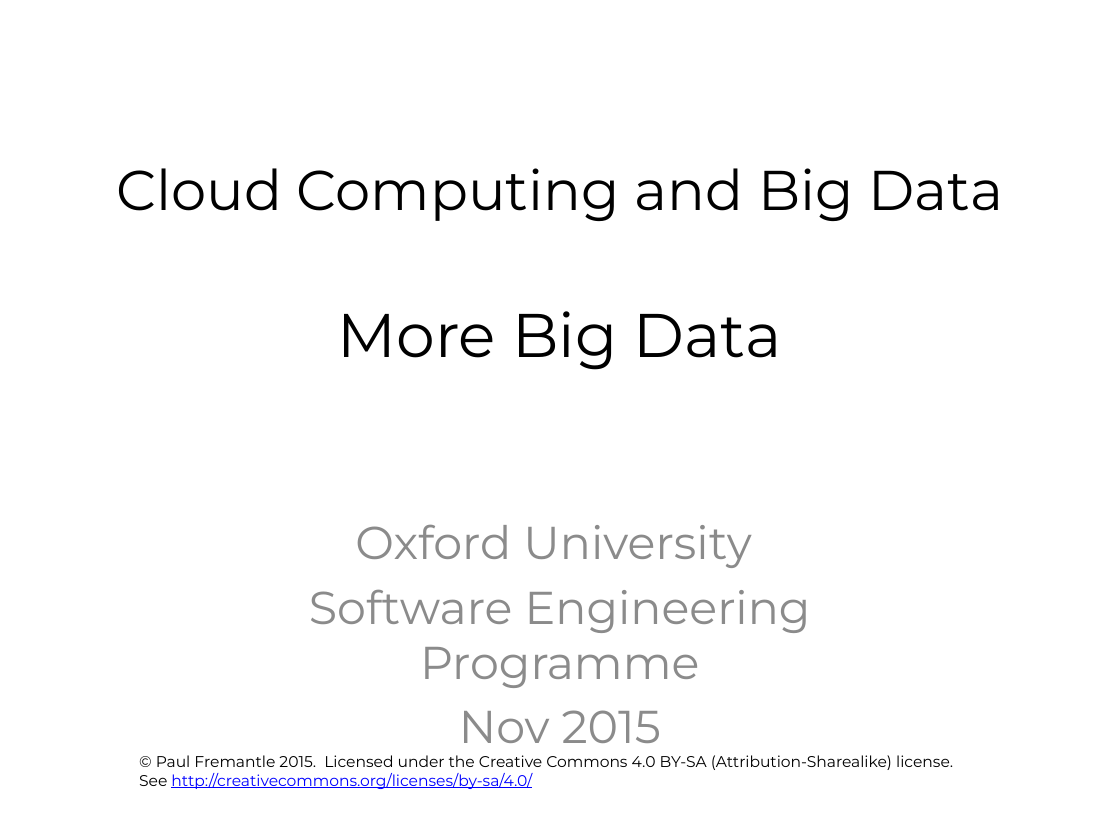
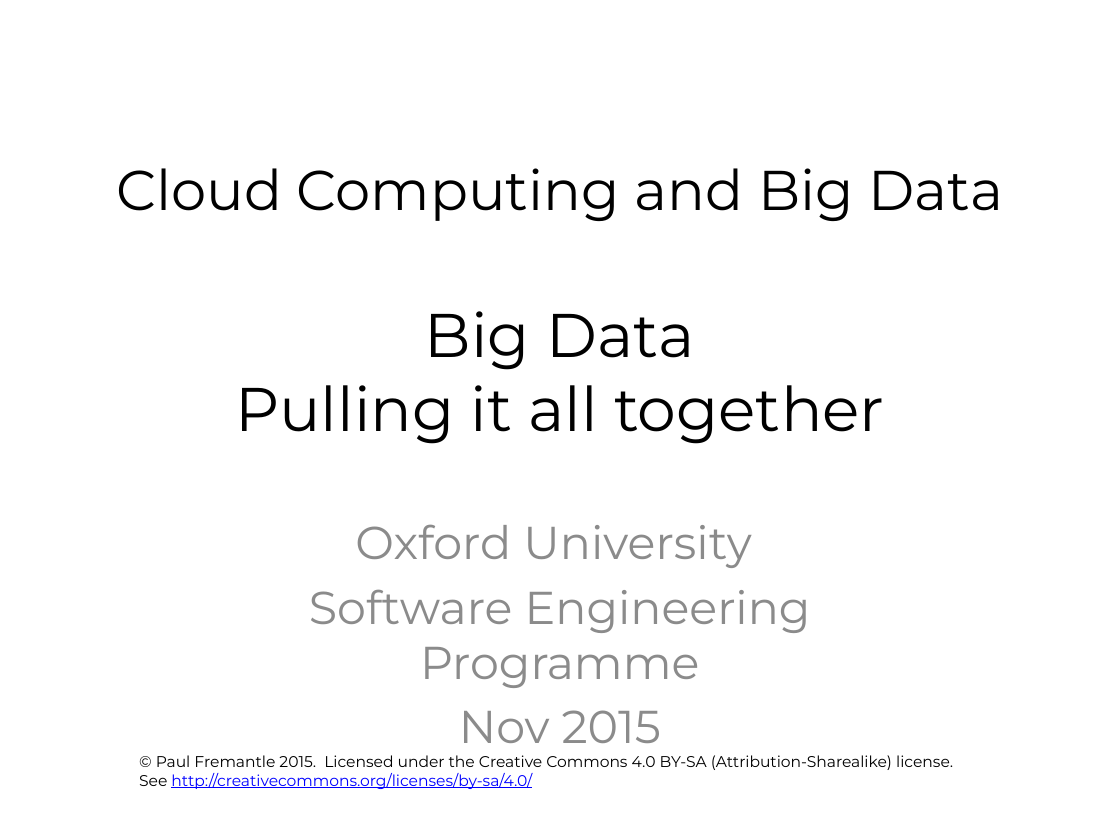
Before and after one commit to pzfreo/ox-clo, a slide deck: slide 1 of pres-source/12-big-data-recap.pptx. Drawn at 1120x840 pixels with LibreOffice and Linux fonts; fonts in the diff are those of the drawing; background and template pictures are left out. Boxes give left, top, right and bottom in pixels: in the first picture for what was removed or moved away, otherwise in the second. Text is boxed around its words. In the diff, an @@ line names an element or a change of style, - is before the commit and + after.

```diff
--- a/pres-source/12-big-data-recap.pptx
+++ b/pres-source/12-big-data-recap.pptx
@@ title at (116,168,1004,444): text changed; size 36 to 39.6 pt @@
-Cloud Computing and Big Data
-More Big Data
+Cloud Computing and Big Data
+Big Data
+Pulling it all together
```
Also in this commit, not shown: 6 other slides changed, 14 slides added, 8 slides removed.
